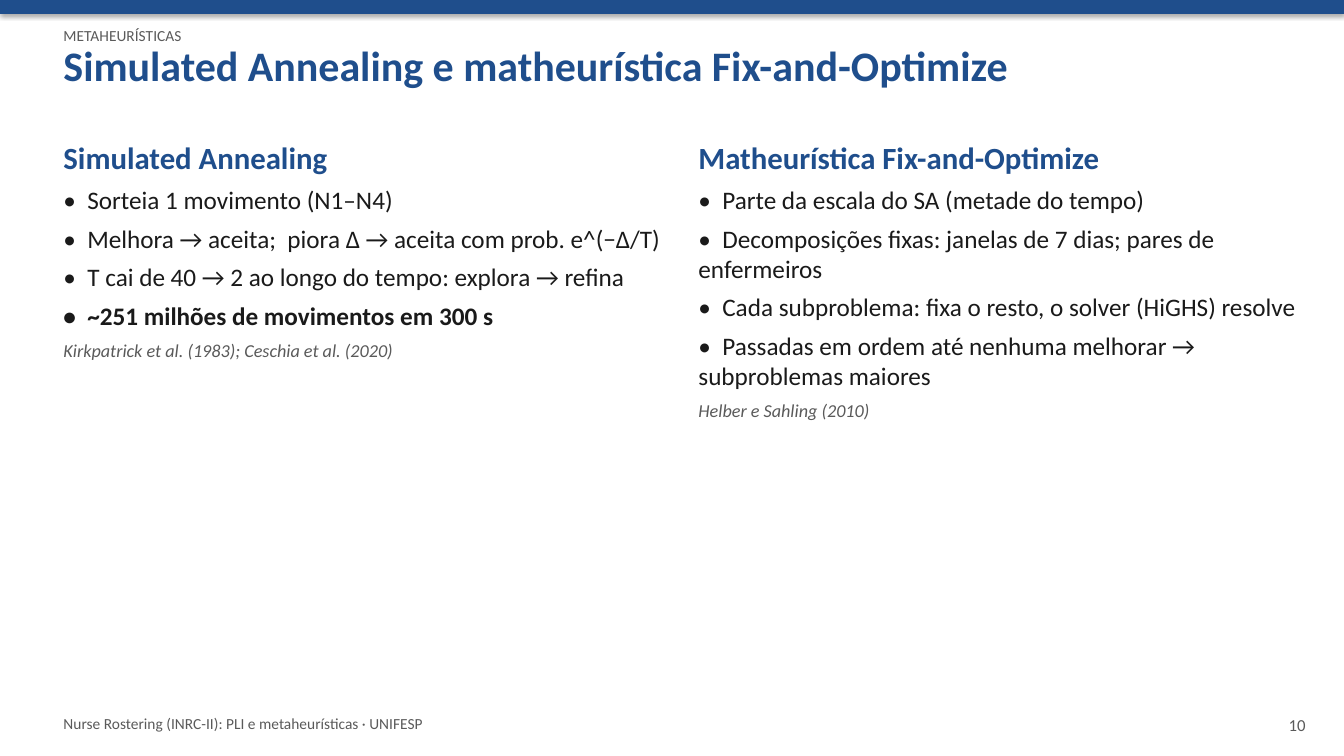
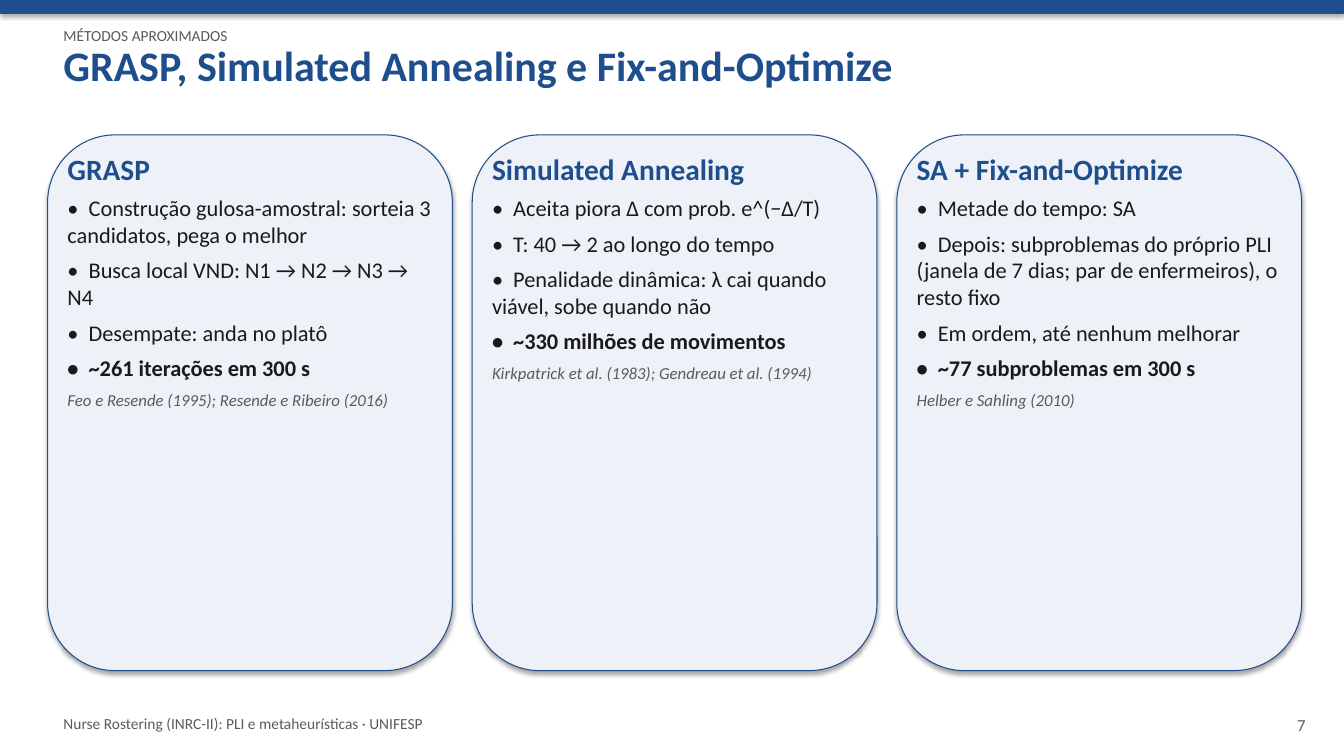
Before and after one commit to crazen/projetopo, a slide deck: slide 7 of entregas/etapa7_apresentacao.pptx (slide 10 before the commit). Drawn at 1344x756 pixels with LibreOffice and Linux fonts; fonts in the diff are those of the drawing. Boxes give left, top, right and bottom in pixels: in the first picture for what was removed or moved away, otherwise in the second. Text is boxed around its words. In the diff, an @@ line names an element or a change of style, - is before the commit and + after.

```diff
--- a/entregas/etapa7_apresentacao.pptx
+++ b/entregas/etapa7_apresentacao.pptx
@@ text at (63,28,228,41): text changed @@
-METAHEURÍSTICAS
+MÉTODOS APROXIMADOS
@@ text at (63,51,893,88): text changed @@
-Simulated Annealing e matheurística Fix-and-Optimize
+GRASP, Simulated Annealing e Fix-and-Optimize
@@ rounded rectangle added at (47,135,453,670), fill #EEF2F8, outline #1F4E8C 0.75 pt @@
@@ rounded rectangle added at (473,135,878,670), fill #EEF2F8, outline #1F4E8C 0.75 pt @@
@@ text "Simulated Annealing": place and size @@
-text "Simulated Annealing" at (63,147,660,360)
+text "Simulated Annealing" at (492,159,826,382)
@@ rounded rectangle added at (897,135,1303,670), fill #EEF2F8, outline #1F4E8C 0.75 pt @@
@@ text "SA + Fix-and-Optimize": place and size @@
-text "SA + Fix-and-Optimize" at (698,147,1296,420)
+text "SA + Fix-and-Optimize" at (917,159,1278,409)
@@ text added at (67,155,430,408), 16 pt, text #1A1A1A @@
+GRASP
+• Construção gulosa-amostral: sorteia 3 candidatos, pega o melhor
+• Busca local VND: N1 → N2 → N3 → N4
+• Desempate: anda no platô
+• ~261 iterações em 300 s
+Feo e Resende (1995); Resende e Ribeiro (2016)
@@ text at (492,159,744,185): size 22 to 21 pt in "Simulated Annealing" @@
@@ text at (917,159,1278,380): text changed; size 18 to 16 pt @@
-Matheurística Fix-and-Optimize
-• Parte da escala do SA (metade do tempo)
-• Decomposições fixas: janelas de 7 dias; pares de enfermeiros
-• Cada subproblema: fixa o resto, o solver (HiGHS) resolve
-• Passadas em ordem até nenhuma melhorar → subproblemas maiores
+SA + Fix-and-Optimize
+• Metade do tempo: SA
+• Depois: subproblemas do próprio PLI (janela de 7 dias; par de enfermeiros), o resto fixo
+• Em ordem, até nenhum melhorar
+• ~77 subproblemas em 300 s
@@ text at (492,200,826,382): text changed; size 18 to 16 pt @@
-• Sorteia 1 movimento (N1–N4)
-• Melhora → aceita; piora Δ → aceita com prob. e^(−Δ/T)
-• T cai de 40 → 2 ao longo do tempo: explora → refina
-• ~251 milhões de movimentos em 300 s
-Kirkpatrick et al. (1983); Ceschia et al. (2020)
+• Aceita piora Δ com prob. e^(−Δ/T)
+• T: 40 → 2 ao longo do tempo
+• Penalidade dinâmica: λ cai quando viável, sobe quando não
+• ~330 milhões de movimentos
+Kirkpatrick et al. (1983); Gendreau et al. (1994)
@@ text at (917,394,1074,409): size 13 to 12 pt in "Helber e Sahling (2010)" @@
@@ text at (1297,720,1305,731): text changed @@
-10
+7
```
Also in this commit, not shown: 9 other slides changed, 2 slides added, 3 slides removed, 14 other files.
